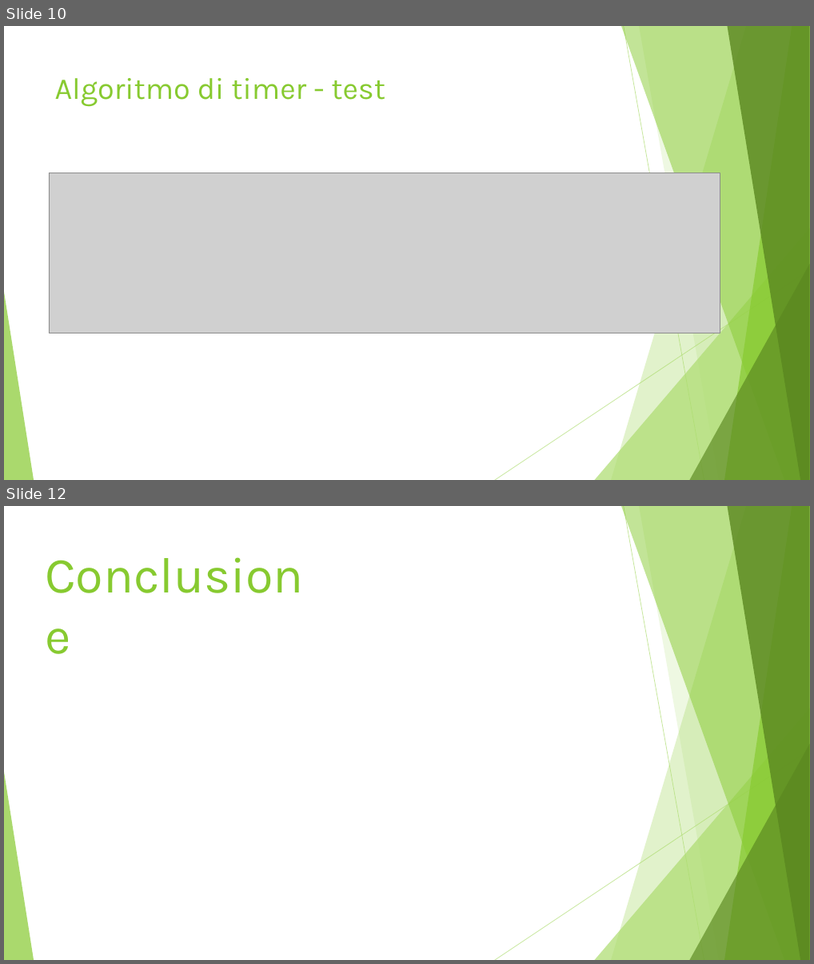
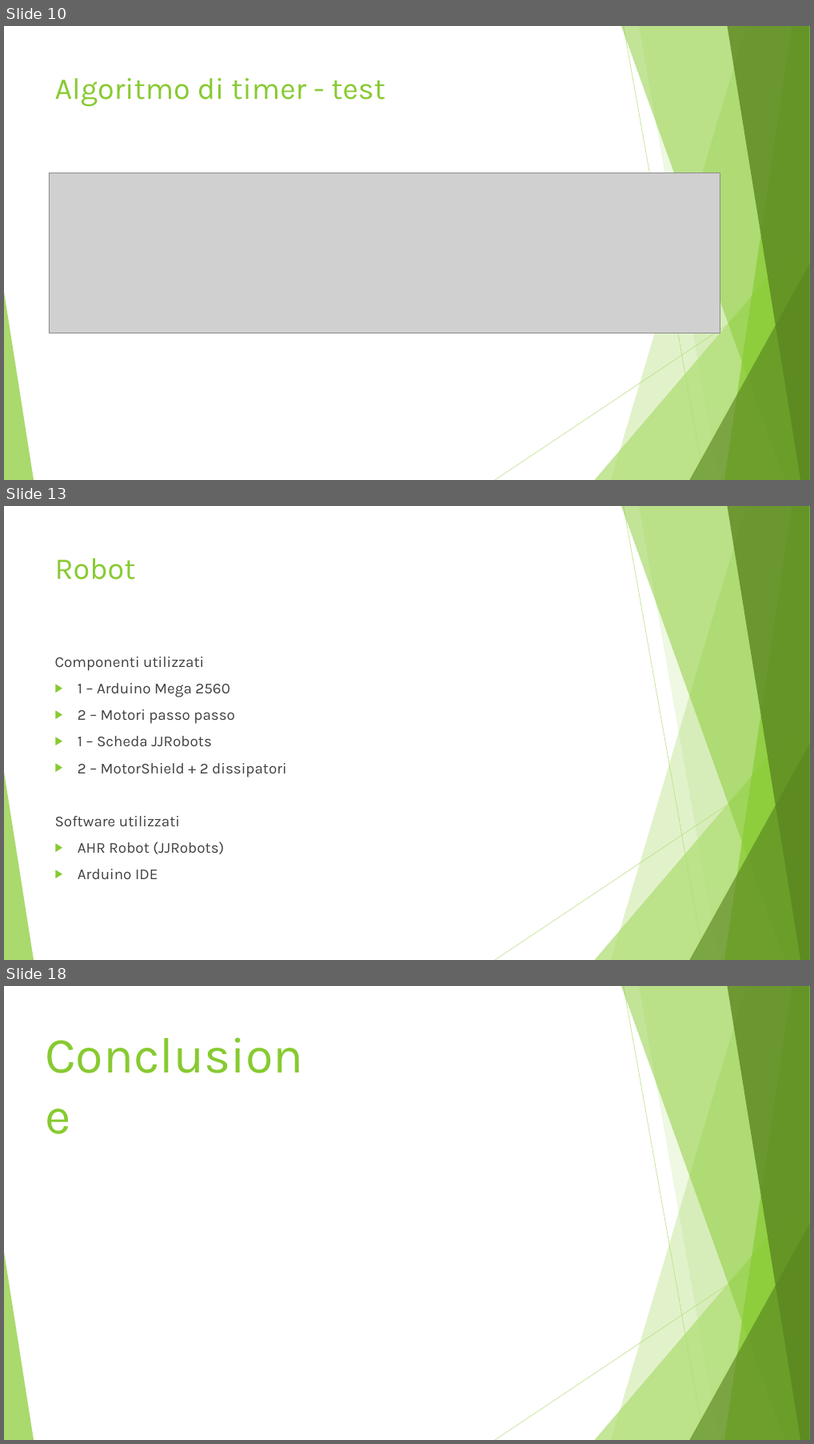
Before and after one commit to LuMug/AirIceHockey, a slide deck: Presentazione.pptx. Shown one above the other, each under a label of ours: slides 10 and 12 before the commit, slides 10, 13 and 18 after it; the slides between them are not shown. The pictures are 814x964 and 814x1444 pixels, drawn with LibreOffice and Linux fonts; fonts in the diff are those of the drawing; grey boxes stand for pictures. Boxes give left, top, right and bottom in pixels: in the first picture for what was removed or moved away, otherwise in the second. Text is boxed around its words. In the diff, an @@ line names an element or a change of style, - is before the commit and + after.

```diff
--- a/Presentazione.pptx
+++ b/Presentazione.pptx
@@ slide 13 added at bbox=[4, 506, 810, 960], background #FFFFFF; not listed: 10 template elements that a slide beside it also shows @@
@@ title added at bbox=[55, 558, 136, 580], 36 pt, text #87CA30 @@
+Robot
@@ text added at bbox=[55, 656, 287, 879], 18 pt, text #404040 @@
+Componenti utilizzati
+▶ 1 – Arduino Mega 2560
+▶ 2 – Motori passo passo
+▶ 1 – Scheda JJRobots
+▶ 2 – MotorShield + 2 dissipatori
+Software utilizzati
+▶ AHR Robot (JJRobots)
+▶ Arduino IDE
@@ what was slide 12 is now slide 18 @@
```
Also in this commit, not shown: 6 other slides added, 1 slide removed.
